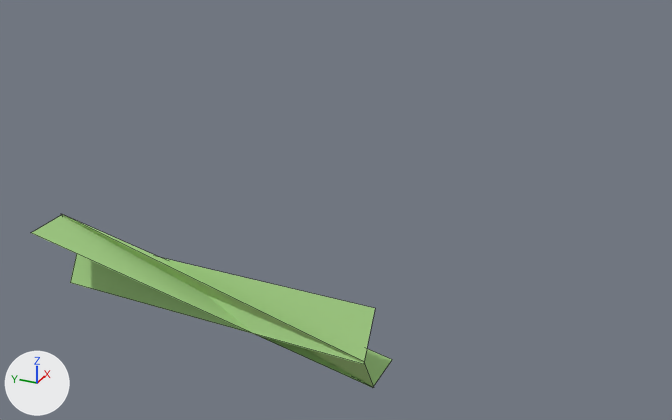
One commit to the FBX model Assets/Resources/Models/grass_tuft.fbx: the scene before it, then after it.
Rendered twice from a 50 mm lens placed at (-1.229, -0.459, 0.827), pointed at (0.039, 0.111, 0.193). The axes (+X, +Y, +Z) are drawn at lower left. The lights are the same throughout. The picture after the commit comes second. Mesh edges are drawn as thin lines.

Names of what the first picture shows: 'Blade0', 'Blade1', 'Blade2'.
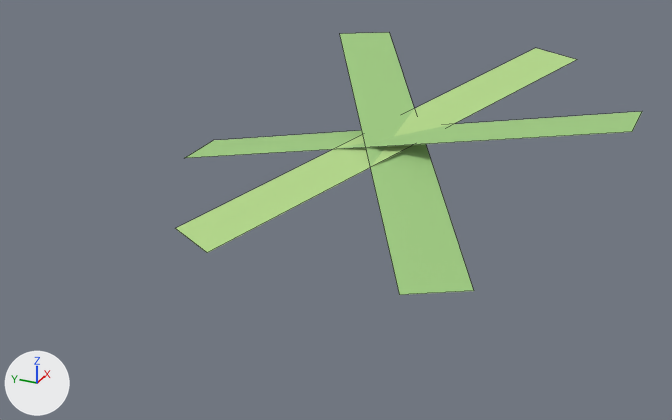
What changed in the scene script:
```text
Change me_plane_005:
    used by ob_blade2; location = (0.0, 0.0, 0.0)
    remove me_plane_005.from_pydata(...)  # 4 vertices, 1 face; spans x -0.086..0.086, y 0.008..0.692, z -0.075..0.075
    add me_plane_005.from_pydata(...)  # 4 vertices, 1 face; spans x -0.319..0.319, y -0.21..0.21, z 0.277..0.423
    me_plane_005 part 1
    me_plane_005.vertices[0].co: (-0.041, 0.008, 0.075) -> (0.319, 0.132, 0.423)  # pixel (375, 308) -> pixel (389, 32)
    me_plane_005.vertices[1].co: (-0.086, 0.008, -0.003) -> (0.274, 0.21, 0.423)  # pixel (363, 364) -> pixel (339, 33)
    me_plane_005.vertices[2].co: (0.086, 0.692, 0.003) -> (-0.274, -0.21, 0.277)  # not seen -> pixel (473, 290)
    me_plane_005.vertices[3].co: (0.041, 0.692, -0.075) -> (-0.319, -0.132, 0.277)  # pixel (70, 282) -> pixel (399, 294)
Change me_plane_003:
    used by ob_blade0; location = (0.0, 0.0, 0.0)
    remove me_plane_003.from_pydata(...)  # 4 vertices, 1 face; spans x -0.045..0.045, y 0.008..0.692, z -0.073..0.073
    add me_plane_003.from_pydata(...)  # 4 vertices, 1 face; spans x -0.045..0.045, y -0.342..0.342, z 0.277..0.423
    me_plane_003 part 3
    me_plane_003.vertices[0].co: (-0.045, 0.008, -0.073) -> (-0.045, -0.342, 0.423)  # pixel (372, 387) -> pixel (632, 131)
    me_plane_003.vertices[1].co: (0.045, 0.008, -0.073) -> (0.045, -0.342, 0.423)  # pixel (392, 359) -> pixel (642, 111)
    me_plane_003.vertices[2].co: (-0.045, 0.692, 0.073) -> (-0.045, 0.342, 0.277)  # pixel (30, 232) -> pixel (184, 158)
    me_plane_003.vertices[3].co: (0.045, 0.692, 0.073) -> (0.045, 0.342, 0.277)  # pixel (62, 214) -> pixel (213, 140)
Change me_plane_004:
    used by ob_blade1; location = (0.0, 0.0, 0.0)
    remove me_plane_004.from_pydata(...)  # 4 vertices, 1 face; spans x -0.086..0.086, y 0.008..0.692, z -0.075..0.075
    add me_plane_004.from_pydata(...)  # 4 vertices, 1 face; spans x -0.319..0.319, y -0.21..0.21, z 0.277..0.423
    me_plane_004 part 2
    me_plane_004.vertices[0].co: (-0.086, 0.008, 0.003) -> (0.274, -0.21, 0.423)  # pixel (363, 361) -> pixel (577, 59)
    me_plane_004.vertices[1].co: (-0.041, 0.008, -0.075) -> (0.319, -0.132, 0.423)  # pixel (373, 387) -> pixel (535, 47)
    me_plane_004.vertices[2].co: (0.041, 0.692, 0.075) -> (-0.319, 0.132, 0.277)  # pixel (60, 213) -> pixel (207, 252)
    me_plane_004.vertices[3].co: (0.086, 0.692, -0.003) -> (-0.274, 0.21, 0.277)  # not seen -> pixel (175, 228)
```

Where the change shows, as pixel boxes (x1, y1, x2, y2) in the pictures (672 x 420 px):
'Blade2', reshaped
    before: (70, 254, 375, 364)
    after: (340, 32, 474, 295)
'Blade1', reshaped (28% wider, 18% taller)
    before: (61, 214, 374, 388)
    after: (175, 48, 577, 253)
'Blade0', reshaped (27% wider, 73% shorter)
    before: (31, 214, 392, 388)
    after: (185, 111, 642, 158)
